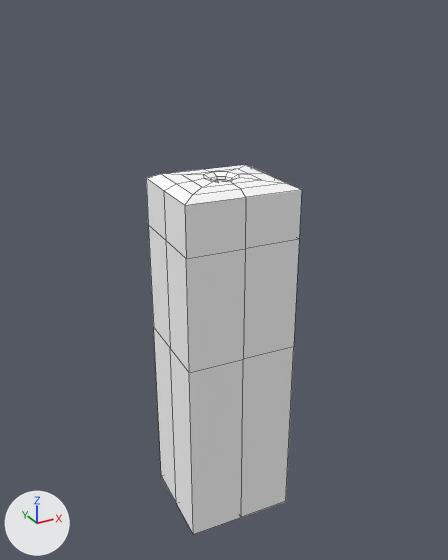
Renders of the FBX model assets/Office/water_cooler.fbx from each side of a commit.
The view is the same before and after, from a camera (50 mm lens) standing at (-7.706, -2.078, 1.936) and looking at (-6.664, -0.183, 0.989). The lights are fixed; the arrows at lower left show +X, +Y and +Z. The first picture is the older version. Mesh edges are drawn as thin lines. Where no turn or scale is listed for an object, it has been applied to the vertices.

In view in the first picture: 'water_cooler'.
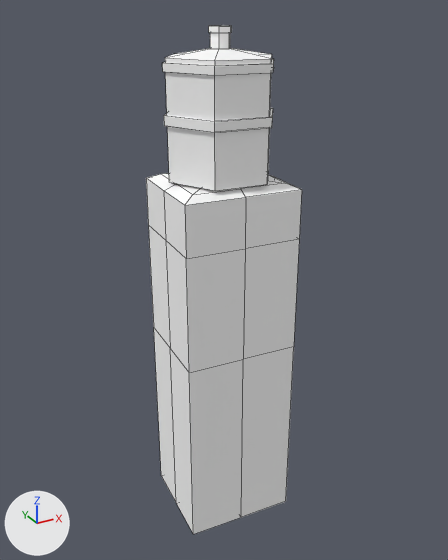
The newer file is also turned or shifted as a whole; pictures and numbers use the older file's frame.

What differs and where, as boxes (x1, y1, x2, y2) in the pictures (448 x 560 px):
'water_cooler_bottle', added
    after: (163, 25, 274, 192)

Edits to the bpy script that builds the scene:
```text
Add mat_watercooler1:
    mat_watercooler1 = principled_material('watercooler1')
    mat_watercooler1.base_color = (1.0, 1.0, 1.0)  # white #ffffff
    mat_watercooler1.roughness = 0.859
Add me_mesh_001:
    me_mesh_001.from_pydata(...)  # 96 vertices, 92 faces; spans x -0.201..0.201, y -0.181..0.181, z -0.026..0.486
    me_mesh_001.materials.append(mat_watercooler1)  # its picture is missing
Add ob_water_cooler_bottle:
    ob_water_cooler_bottle = bpy.data.objects.new('water_cooler_bottle', me_mesh_001)
    ob_water_cooler_bottle.location = (-6.687, -0.201, 1.397)
```
